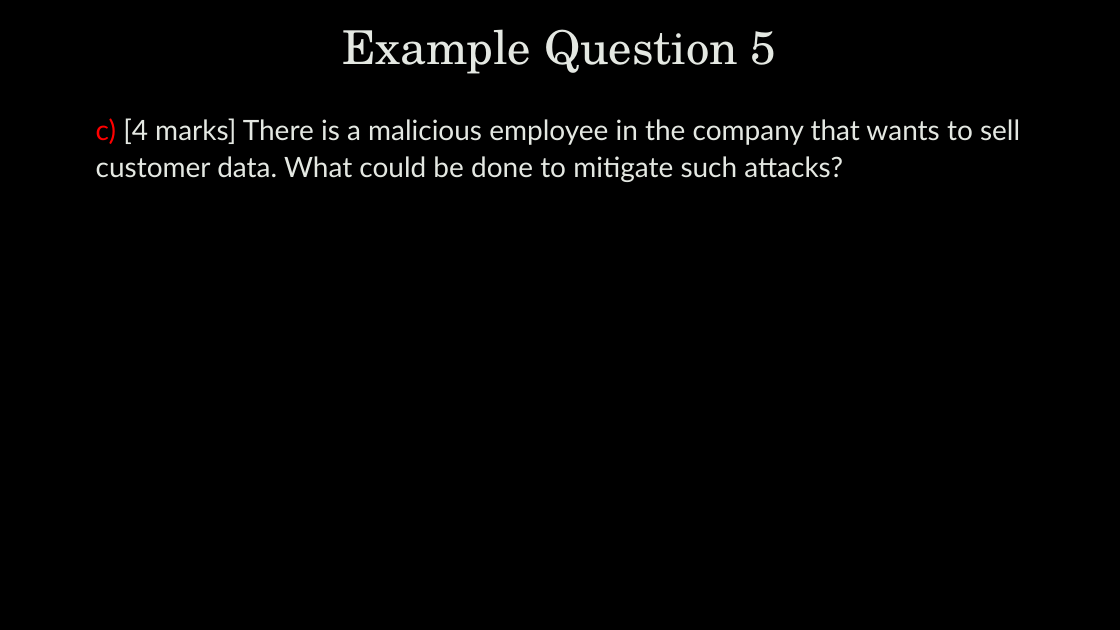
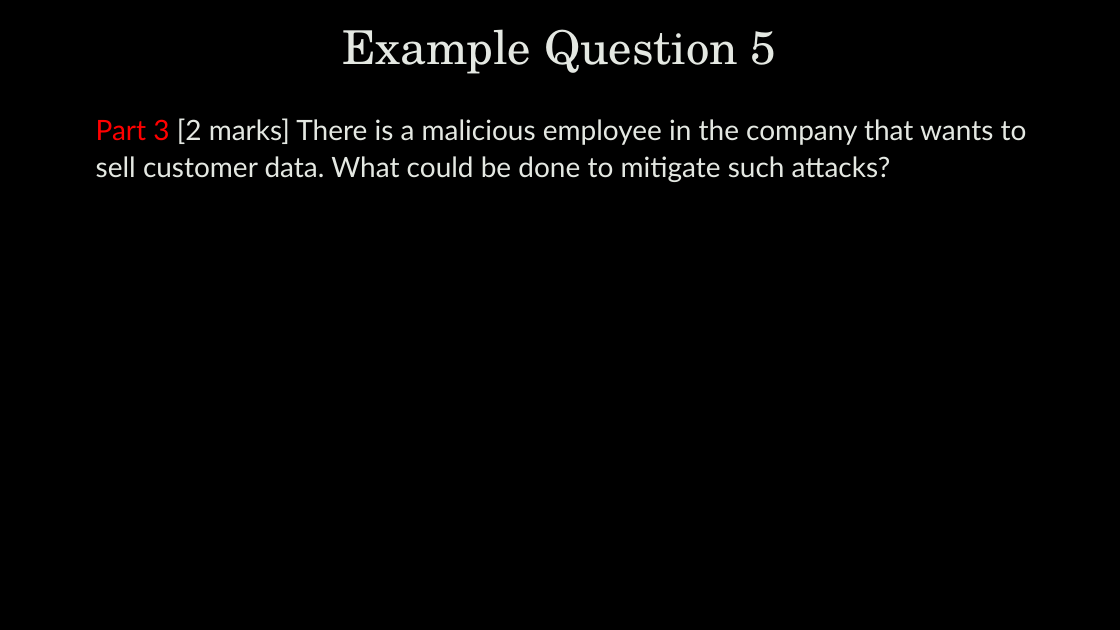
Before and after one commit to zhanyixinghua/cits1003, a slide deck: slide 43 of cits1003-lecture_slides/CITS1003-B ExamExampleQ-exercises.pptx (slide 50 before the commit). Drawn at 1120x630 pixels with LibreOffice and Linux fonts; fonts in the diff are those of the drawing; background and template pictures are left out. Boxes give left, top, right and bottom in pixels: in the first picture for what was removed or moved away, otherwise in the second. Text is boxed around its words. In the diff, an @@ line names an element or a change of style, - is before the commit and + after.

```diff
--- a/cits1003-lecture_slides/CITS1003-B ExamExampleQ-exercises.pptx
+++ b/cits1003-lecture_slides/CITS1003-B ExamExampleQ-exercises.pptx
@@ text at box(96, 118, 1027, 182): text changed @@
-c) [4 marks] There is a malicious employee in the company that wants to sell customer data. What could be done to mitigate such attacks?
+Part 3 [2 marks] There is a malicious employee in the company that wants to sell customer data. What could be done to mitigate such attacks?
```
Also in this commit, not shown: 33 other slides changed, 27 slides added, 15 slides removed.
